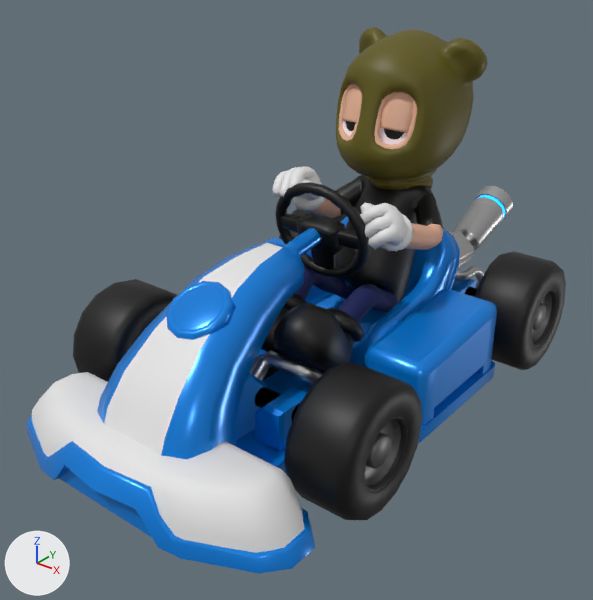
The glTF model models/vehicle-truck-green.glb: old version first, new version second.
Both versions are drawn from a 50 mm lens placed at (2.13, -2.85, 2.11), pointed at (0.05, -0.26, 0.5). Every picture has the same lights, and +X, +Y and +Z are marked at lower left. The picture after the commit comes second. Where no turn or scale is listed for an object, it has been applied to the vertices.

The first picture shows 'base-character', 'body', 'steering-wheel', 'wheel-back-left', 'wheel-front-left', 'wheel-front-right' and 2 more.
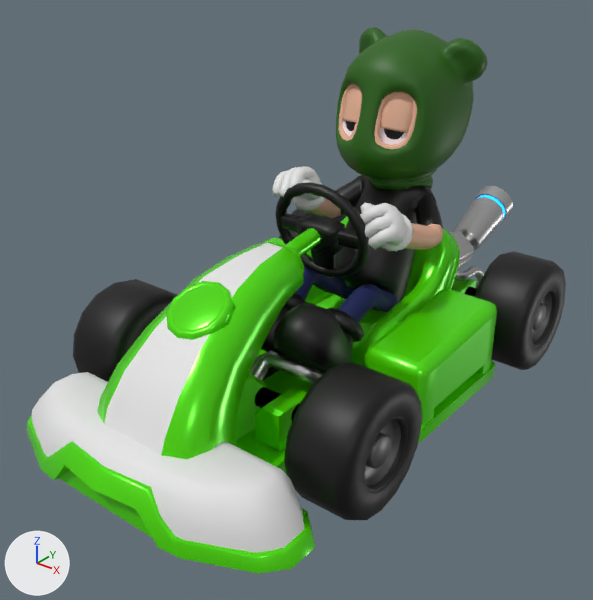
Changed parts and their boxes [x1, y1, x2, y2] in the pictures (593 x 600 px):
'body', recoloured (blue to green)
    both: [27, 216, 497, 574]
'base-character', recoloured (beige to dark green)
    both: [261, 27, 488, 369]

The change, as a list of edits to the scene's bpy script:
```text
Change mat_mask:
    mat_mask.base_color: (0.111, 0.0919, 0.0) -> (0.0173, 0.119, 0.0)  # dark yellow #5e5500 -> dark green #246100
Change mat_kart_body:
    mat_kart_body.base_color: (0.00185, 0.234, 0.801) -> (0.0908, 0.799, 0.0)  # blue #0685e7 -> green #55e700
```
